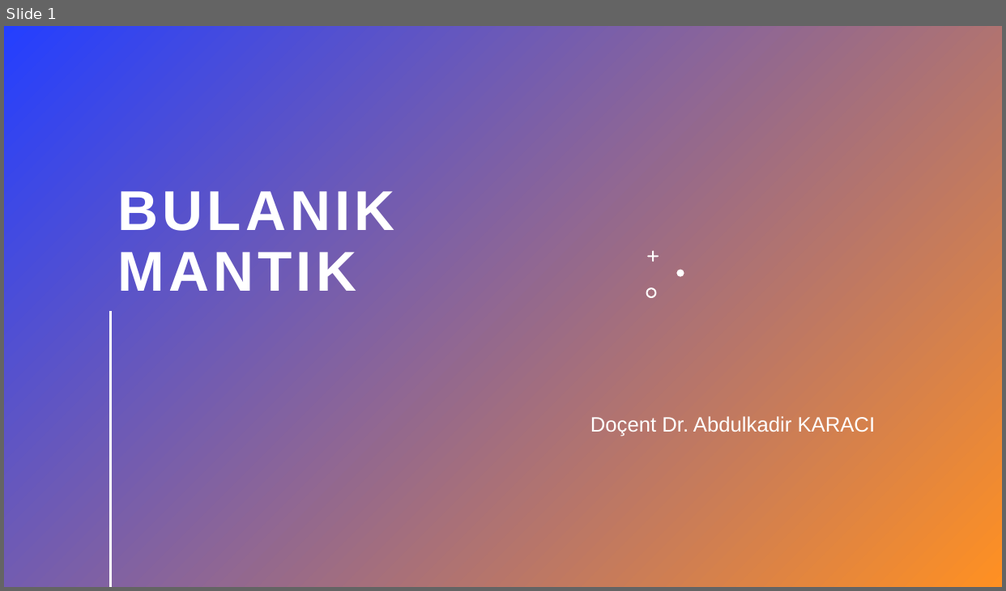
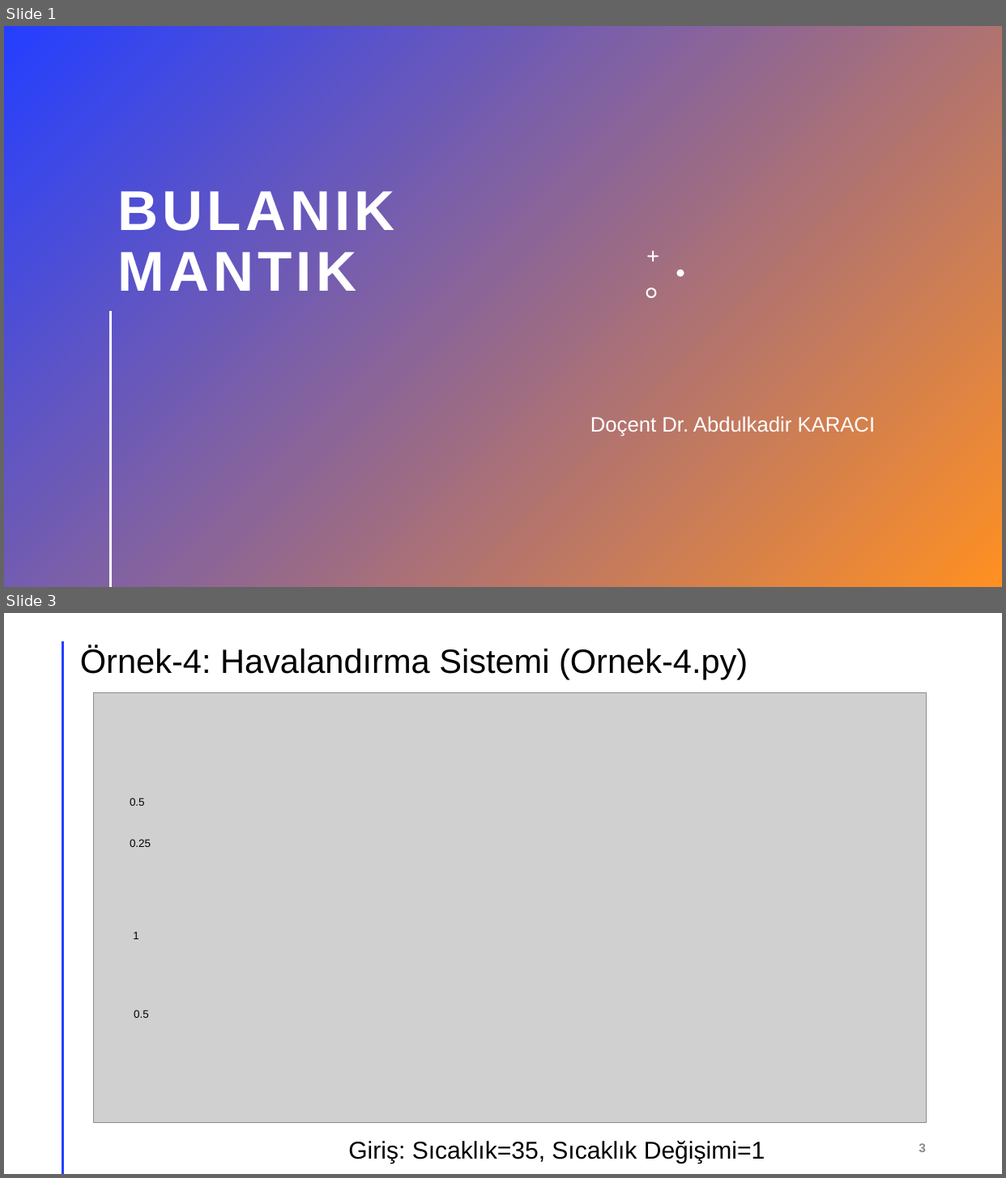
Before and after one commit to akaraci/Bulanik_Mantik, a slide deck: Örnekler.pptx. Shown one above the other, each under a label of ours: slide 1 before the commit, slides 1 and 3 after it; the slides between them are not shown. The pictures are 1006x591 and 1006x1178 pixels, drawn with LibreOffice and Linux fonts; fonts in the diff are those of the drawing; grey boxes stand for pictures. Boxes give left, top, right and bottom in pixels: in the first picture for what was removed or moved away, otherwise in the second. Text is boxed around its words. In the diff, an @@ line names an element or a change of style, - is before the commit and + after.

```diff
--- a/Örnekler.pptx
+++ b/Örnekler.pptx
@@ slide 3 added at [4, 613, 1002, 1174], background #FFFFFF @@
@@ line added from (62, 642) to (62, 1174), #FF9022 2 pt @@
@@ title added at [80, 646, 748, 679], 32.4 pt, text #000000 @@
+Örnek-4: Havalandırma Sistemi (Ornek-4.py)
@@ picture added at [93, 693, 927, 1123] @@
@@ text added at [130, 798, 145, 806], 10.5 pt, text #000000 @@
+0.5
@@ text added at [130, 839, 151, 847], 10.5 pt, text #000000 @@
+0.25
@@ text added at [133, 931, 138, 939], 10.5 pt, text #000000 @@
+1
@@ text added at [134, 1010, 149, 1018], 10.5 pt, text #000000 @@
+0.5
@@ text added at [348, 1141, 765, 1165], 23.4 pt, text #000000 @@
+Giriş: Sıcaklık=35, Sıcaklık Değişimi=1
@@ page number added at [918, 1144, 926, 1152], 12 pt, text #8C8C8C, bold @@
+3
```
Also in this commit, not shown: 2 slides changed, 22 other slides added.
